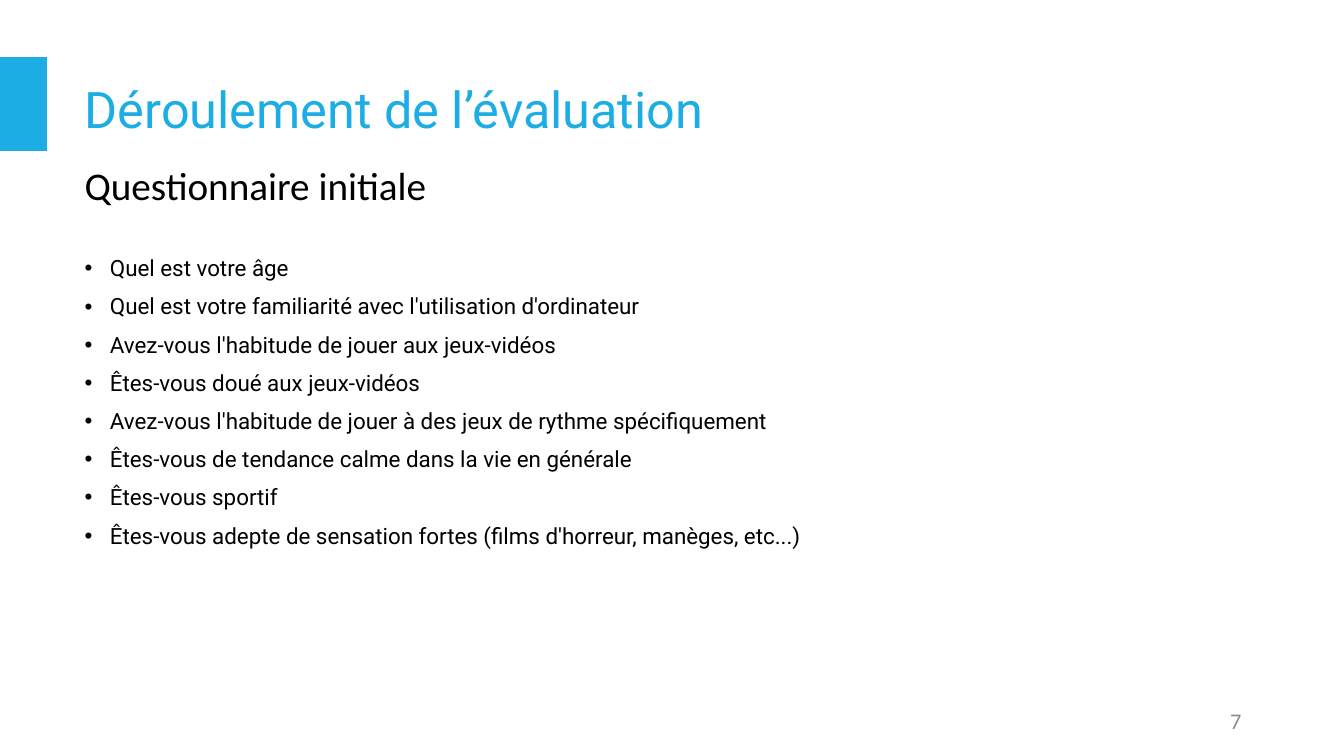
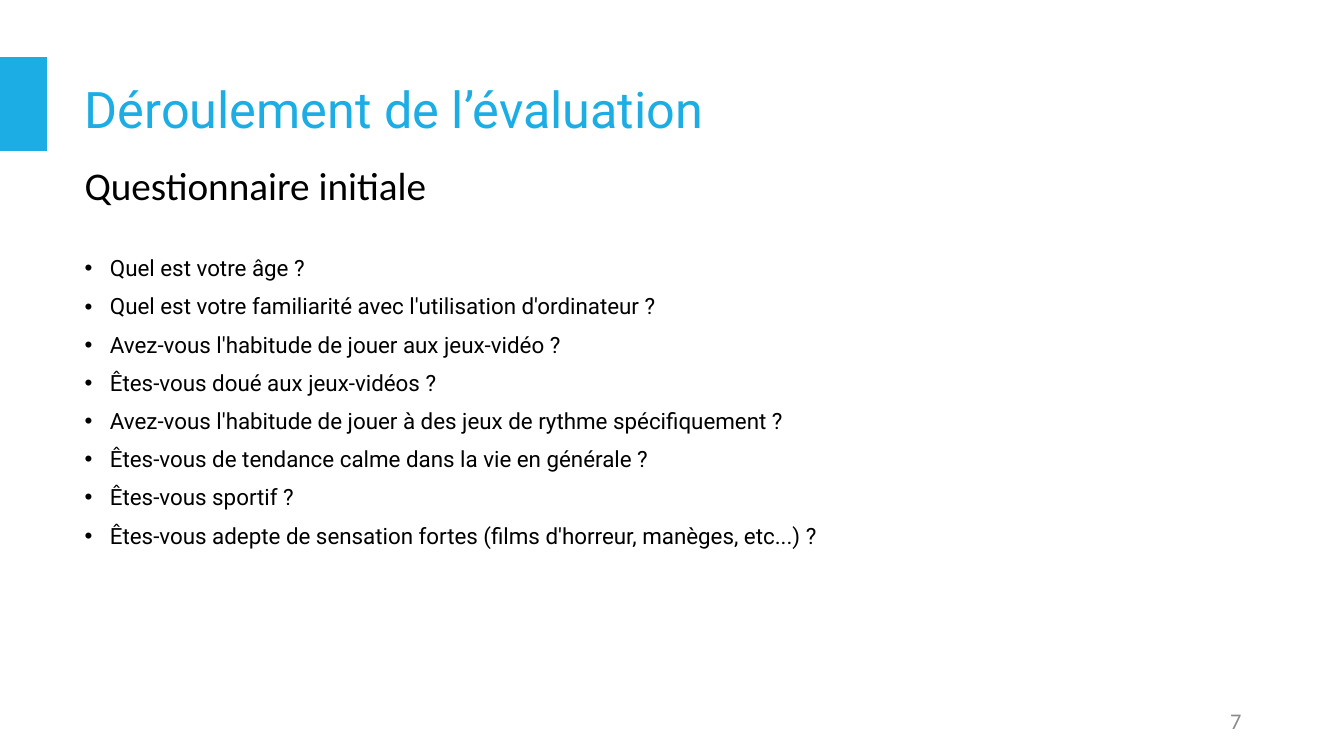
Before and after one commit to LunarX/ProjectTime, a slide deck: slide 7 of Documents/Presentation3.pptx. Drawn at 1344x756 pixels with LibreOffice and Linux fonts; fonts in the diff are those of the drawing. Boxes give left, top, right and bottom in pixels: in the first picture for what was removed or moved away, otherwise in the second. Text is boxed around its words. In the diff, an @@ line names an element or a change of style, - is before the commit and + after.

```diff
--- a/Documents/Presentation3.pptx
+++ b/Documents/Presentation3.pptx
@@ text at [110, 259, 800, 549]: text changed @@
-• Quel est votre âge
-• Quel est votre familiarité avec l'utilisation d'ordinateur
-• Avez-vous l'habitude de jouer aux jeux-vidéos
-• Êtes-vous doué aux jeux-vidéos
-• Avez-vous l'habitude de jouer à des jeux de rythme spécifiquement
-• Êtes-vous de tendance calme dans la vie en générale
-• Êtes-vous sportif
-• Êtes-vous adepte de sensation fortes (films d'horreur, manèges, etc...)
+• Quel est votre âge ?
+• Quel est votre familiarité avec l'utilisation d'ordinateur ?
+• Avez-vous l'habitude de jouer aux jeux-vidéo ?
+• Êtes-vous doué aux jeux-vidéos ?
+• Avez-vous l'habitude de jouer à des jeux de rythme spécifiquement ?
+• Êtes-vous de tendance calme dans la vie en générale ?
+• Êtes-vous sportif ?
+• Êtes-vous adepte de sensation fortes (films d'horreur, manèges, etc...) ?
```
Also in this commit, not shown: 2 other slides changed.
